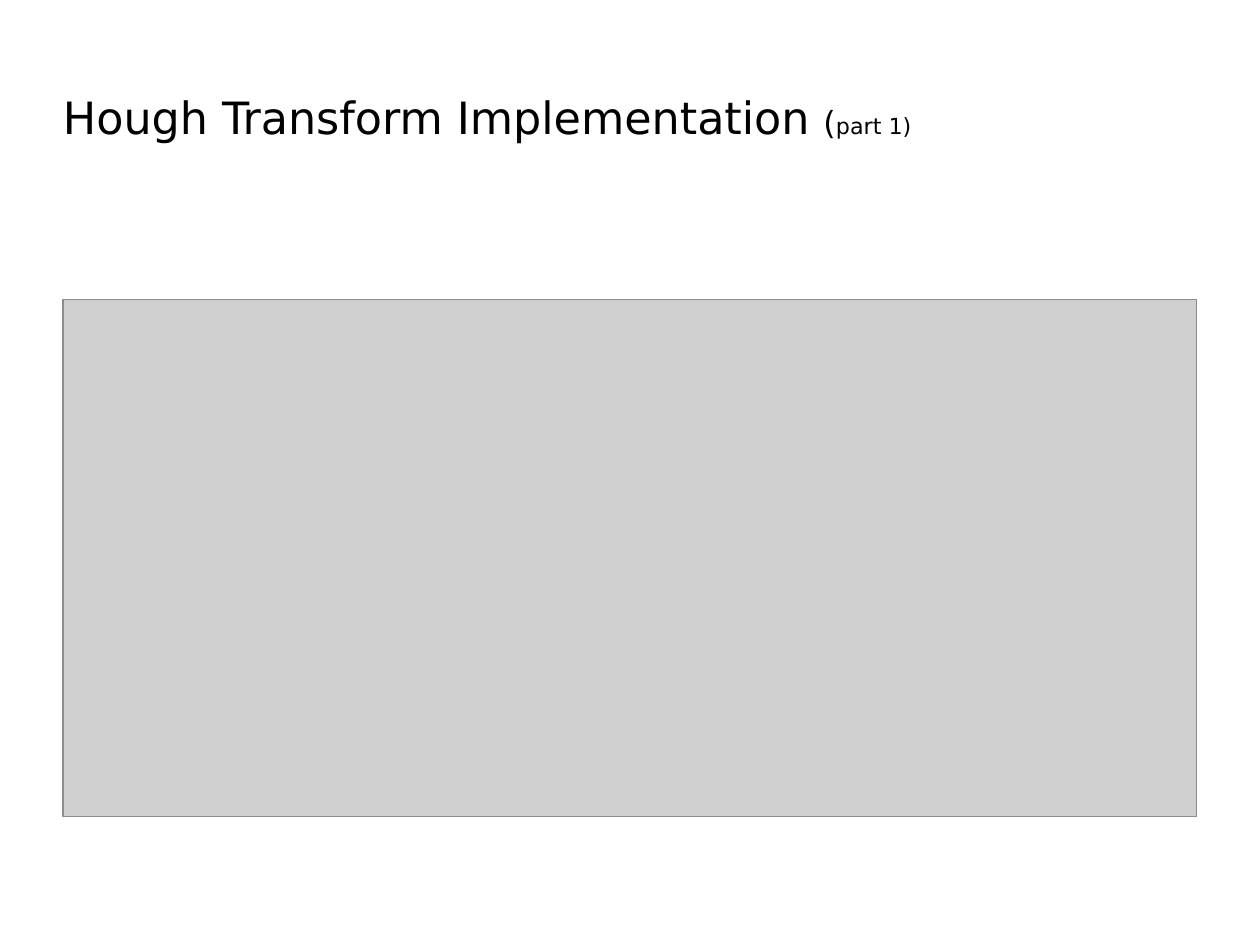
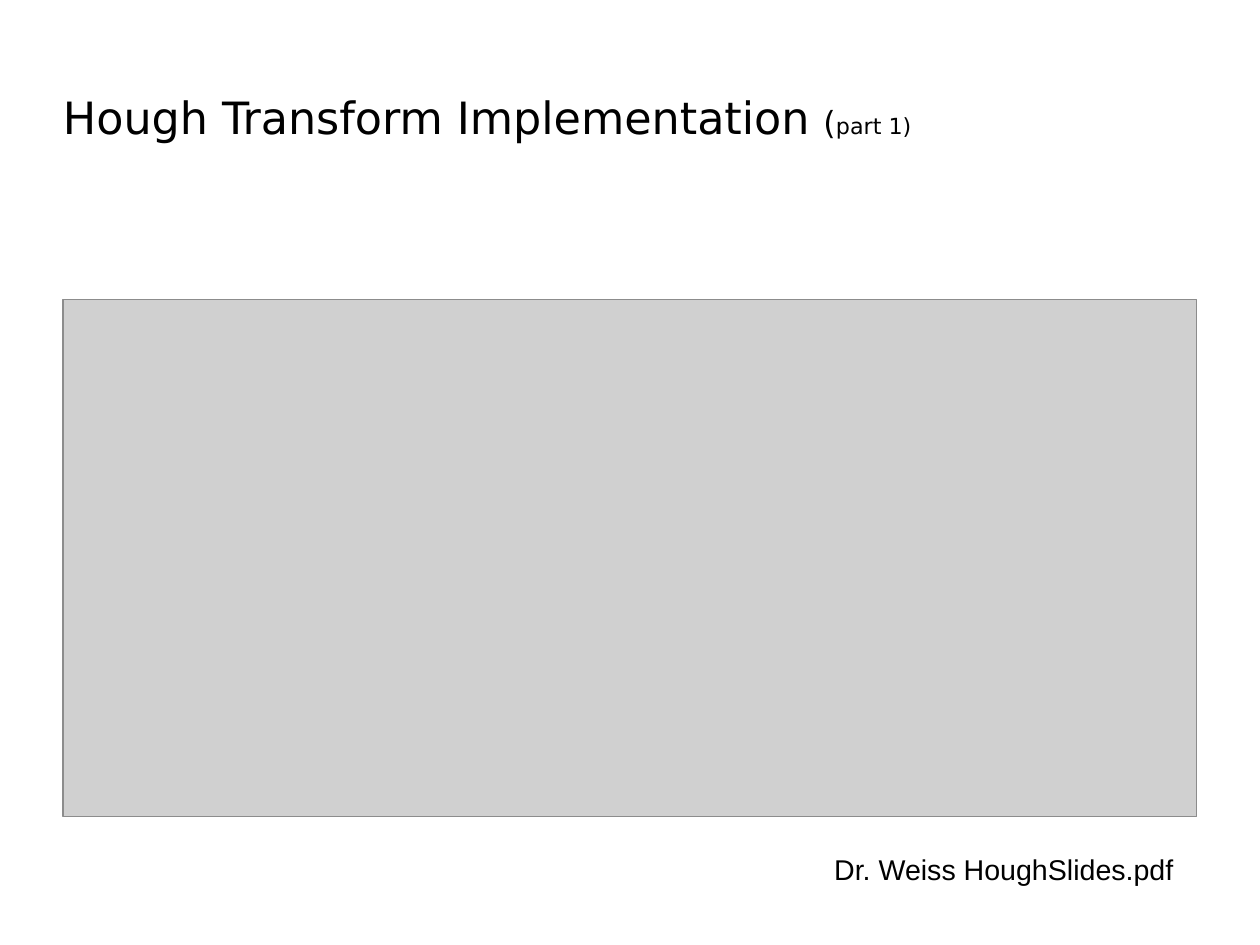
Before and after one commit to Luke-Meyer/dip_project, a slide deck: slide 11 of Presentation/FinalPresentation.odp (slide 12 before the commit). Drawn at 1260x945 pixels with LibreOffice and Linux fonts; fonts in the diff are those of the drawing; grey boxes stand for pictures; background and template pictures are left out. Boxes give left, top, right and bottom in pixels: in the first picture for what was removed or moved away, otherwise in the second. Text is boxed around its words. In the diff, an @@ line names an element or a change of style, - is before the commit and + after.

Commit message:
Final presentation version

```diff
--- a/Presentation/FinalPresentation.odp
+++ b/Presentation/FinalPresentation.odp
@@ text added at (834,859,1174,885), 18 pt, text #000000 @@
+Dr. Weiss HoughSlides.pdf
```
Also in this commit, not shown: 3 other slides changed, 1 slide removed.
